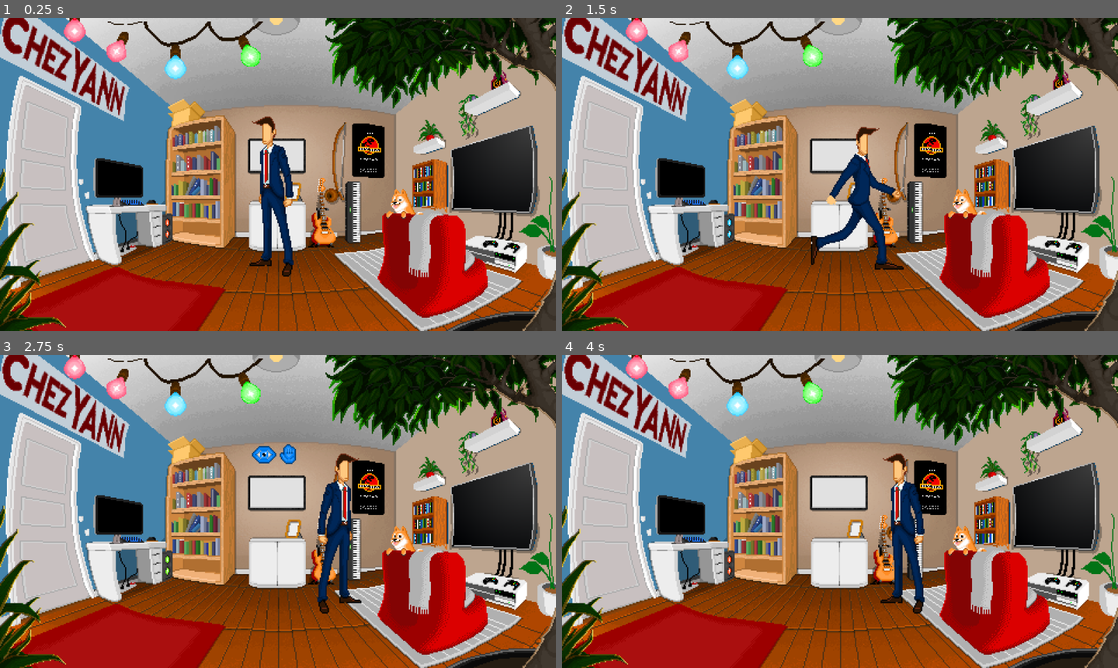
Above: before the commit, frames 1-4 (two rows, left to right).
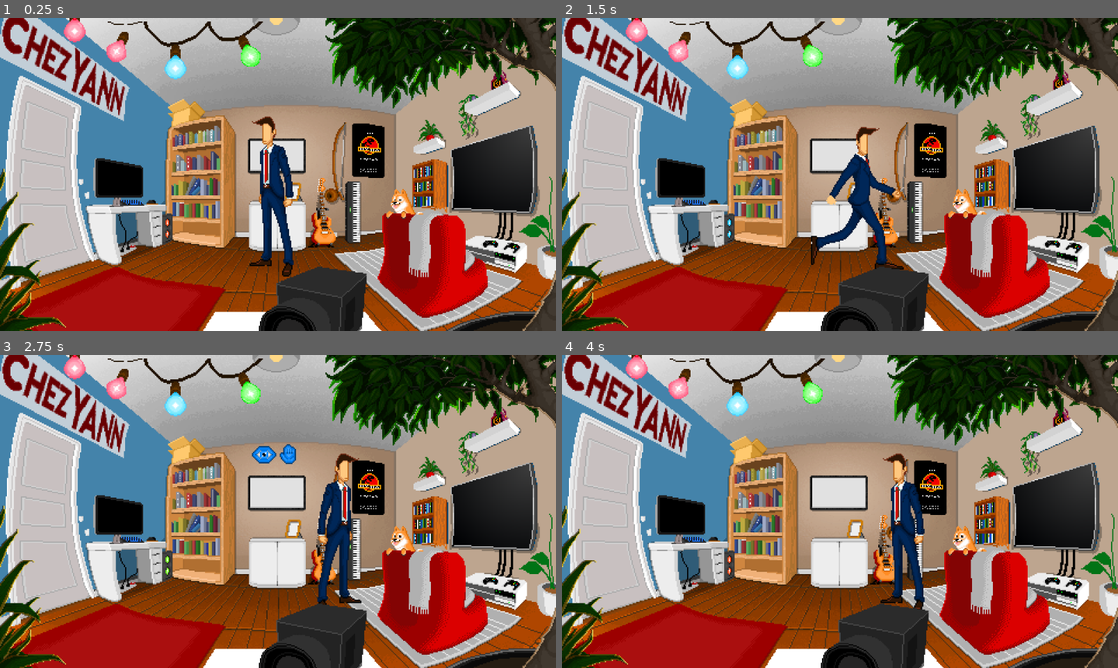
Above: after the commit, the same moments.

Repository: YannGendreau/CVYannGendreau
Game: Godot game, scene res://chez_yann.tscn
Two runs of this game, one before a commit and one after it. Both use one fixed random seed, a clock stepped at 60 frames per second and the inputs below.
Inputs (mouse positions are in pixels of both pictures, inside the frame that each line leads up to):
- Up to frame 1 (0.25 s): no input
- Up to frame 2 (1.5 s): move the mouse to (840, 155) at 0.52 s; click (840, 155) at 0.67 s; click (823, 118) at 1.25 s
- Up to frame 3 (2.75 s): move the mouse to (278, 492) at 2.02 s; click (278, 492) at 2.17 s
- Up to frame 4 (4 s): click (851, 455) at 2.75 s; click (823, 455) at 3.5 s

The runs differ from the first frame. In frame 1, 3.9% of the frame differs, in the area x 36-69%, y 79-100%; in frame 2, 3.9%; in frame 3, 3.9%; in frame 4, 3.9%.

Commit message:
Ajout de sprite camera - a terminer

Diff:
--- a/chez_yann.tscn
+++ b/chez_yann.tscn
@@ -1,29 +1,30 @@
-[gd_scene load_steps=81 format=3 uid="uid://quox87bb6okb"]
-
-[ext_resource type="Script" uid="uid://lncxt3njhi35" path="res://chez_yann.gd" id="1_lifh0"]
-[ext_resource type="Texture2D" uid="uid://74y0rtg7xxd1" path="res://assets/backgrounds/piece_yann.png" id="2_dk3hb"]
-[ext_resource type="Script" uid="uid://bay7cddphyicm" path="res://cadre.gd" id="3_5kfan"]
-[ext_resource type="Texture2D" uid="uid://tvy53e415aio" path="res://sprites/Objets/cadre_obj.png" id="3_21ub8"]
-[ext_resource type="Script" uid="uid://lo3c2exemulk" path="res://carton.gd" id="3_criyy"]
-[ext_resource type="Texture2D" uid="uid://5aw5qq3bh2bg" path="res://sprites/Objets/carton.png" id="4_lkr1c"]
-[ext_resource type="Script" uid="uid://dsgowwpfe8rug" path="res://context_menu.gd" id="5_3ipe8"]
-[ext_resource type="Script" uid="uid://chseayplbxiby" path="res://hover_area.gd" id="6_qjw3s"]
-[ext_resource type="Texture2D" uid="uid://cf1h6puhqmpd7" path="res://sprites/UI/oeil-spritesheet.png" id="7_kyyng"]
-[ext_resource type="Texture2D" uid="uid://kukd0httqvni" path="res://sprites/UI/main_blue1.png" id="8_mbdna"]
-[ext_resource type="Texture2D" uid="uid://cmo3cd4npxqlf" path="res://sprites/Objets/ordi-Sheet.png" id="8_mrf0o"]
-[ext_resource type="Texture2D" uid="uid://bjwt2pig0g2my" path="res://sprites/UI/main_blue2.png" id="9_oik1x"]
-[ext_resource type="Script" uid="uid://6ebdf3vivo5m" path="res://hand_button.gd" id="10_4bvsw"]
-[ext_resource type="Script" uid="uid://bjyweoeppn1dp" path="res://tv.gd" id="11_pdin3"]
-[ext_resource type="Texture2D" uid="uid://djxg3tb2o32j7" path="res://sprites/Objets/tv.png" id="12_6ac8t"]
-[ext_resource type="Script" uid="uid://uticutxy62rd" path="res://scripts/ordi.gd" id="13_17ec4"]
+[gd_scene load_steps=82 format=3 uid="uid://quox87bb6okb"]
+
+[ext_resource type="Script" uid="uid://dwqfhnerk2o6c" path="res://chez_yann.gd" id="1_lifh0"]
+[ext_resource type="Texture2D" uid="uid://deyqvr6xegdrj" path="res://assets/backgrounds/piece_yann.png" id="2_dk3hb"]
+[ext_resource type="Script" uid="uid://bxxwrnqhnb67e" path="res://cadre.gd" id="3_5kfan"]
+[ext_resource type="Texture2D" uid="uid://et44vuh7waw0" path="res://sprites/Objets/cadre_obj.png" id="3_21ub8"]
+[ext_resource type="Script" uid="uid://cool1ahid5i8b" path="res://carton.gd" id="3_criyy"]
+[ext_resource type="Texture2D" uid="uid://cg8ghqkpcitfo" path="res://sprites/Objets/carton.png" id="4_lkr1c"]
+[ext_resource type="Script" uid="uid://i6gphdnx2ias" path="res://context_menu.gd" id="5_3ipe8"]
+[ext_resource type="Script" uid="uid://3yo35vys8ogp" path="res://hover_area.gd" id="6_qjw3s"]
+[ext_resource type="Texture2D" uid="uid://iu8qja85o4lw" path="res://sprites/UI/oeil-spritesheet.png" id="7_kyyng"]
+[ext_resource type="Texture2D" uid="uid://cgu4tvpxvhx15" path="res://sprites/UI/main_blue1.png" id="8_mbdna"]
+[ext_resource type="Texture2D" uid="uid://w6gvxq1cffnc" path="res://sprites/Objets/ordi-Sheet.png" id="8_mrf0o"]
+[ext_resource type="Texture2D" uid="uid://v6lv5hpbbowr" path="res://sprites/UI/main_blue2.png" id="9_oik1x"]
+[ext_resource type="Script" uid="uid://ccah5mc1st1fg" path="res://hand_button.gd" id="10_4bvsw"]
+[ext_resource type="Script" uid="uid://e34hfgpy066i" path="res://tv.gd" id="11_pdin3"]
+[ext_resource type="Texture2D" uid="uid://buwhf2xt5nvoq" path="res://sprites/Objets/tv.png" id="12_6ac8t"]
+[ext_resource type="Script" uid="uid://cuqcja2ro4w65" path="res://scripts/ordi.gd" id="13_17ec4"]
 [ext_resource type="PackedScene" uid="uid://b2pu573y1yatl" path="res://employeur.tscn" id="15_sbs8g"]
-[ext_resource type="Script" uid="uid://c1mml3dfaqcyu" path="res://kiki.gd" id="16_opjl1"]
-[ext_resource type="Texture2D" uid="uid://dfn18wmnnim1n" path="res://sprites/Objets/kiki-spritesheet.png" id="17_a2qix"]
-[ext_resource type="Texture2D" uid="uid://bekuacnh137fh" path="res://sprites/Objets/canape.png" id="18_3w6es"]
-[ext_resource type="Script" uid="uid://dvyvggf8afaqc" path="res://computer.gd" id="19_5xjue"]
-[ext_resource type="Texture2D" uid="uid://by8hu06wil5y2" path="res://sprites/Objets/computer_floor-Sheet.png" id="19_opd1e"]
-[ext_resource type="Texture2D" uid="uid://8c8dhiq61h0t" path="res://sprites/Objets/clavier-souris-Sheet.png" id="21_hitn6"]
-[ext_resource type="Script" uid="uid://dnjejuveubudc" path="res://clavier_souris.gd" id="21_mrf0o"]
+[ext_resource type="Script" uid="uid://c5fghqv78cqo1" path="res://kiki.gd" id="16_opjl1"]
+[ext_resource type="Texture2D" uid="uid://drux3k5pvonow" path="res://sprites/Objets/kiki-spritesheet.png" id="17_a2qix"]
+[ext_resource type="Texture2D" uid="uid://e6lfe848dwke" path="res://sprites/Objets/canape.png" id="18_3w6es"]
+[ext_resource type="Script" uid="uid://vmfm1qbavptn" path="res://computer.gd" id="19_5xjue"]
+[ext_resource type="Texture2D" uid="uid://dcevr0umf605x" path="res://sprites/Objets/computer_floor-Sheet.png" id="19_opd1e"]
+[ext_resource type="Texture2D" uid="uid://d0chasrf2g7lb" path="res://sprites/Objets/clavier-souris-Sheet.png" id="21_hitn6"]
+[ext_resource type="Script" uid="uid://cdvhkmswwhxg6" path="res://clavier_souris.gd" id="21_mrf0o"]
+[ext_resource type="Texture2D" uid="uid://2d8hmjbem7xc" path="res://sprites/Objets/camera.png" id="25_vtsx5"]
 
 [sub_resource type="RectangleShape2D" id="RectangleShape2D_5kfan"]
 size = Vector2(96, 57)
@@ -587,6 +588,10 @@
 anchors_preset = 0
 metadata/_edit_use_anchors_ = true
 
+[node name="Sprite2D" type="Sprite2D" parent="."]
+position = Vector2(535, 496)
+texture = ExtResource("25_vtsx5")
+
 [connection signal="input_event" from="cadre/Area2D" to="cadre" method="_on_area_2d_input_event"]
 [connection signal="input_event" from="Kiki/Area2D" to="Kiki" method="_on_area_2d_input_event"]
 [connection signal="mouse_entered" from="ContextMenu" to="ContextMenu" method="_on_mouse_entered"]
Binary file added: sprites/Objets/camera.png
Binary file added: sprites/aseprite/camera.aseprite
Binary file changed: sprites/aseprite/piece_yann.aseprite
